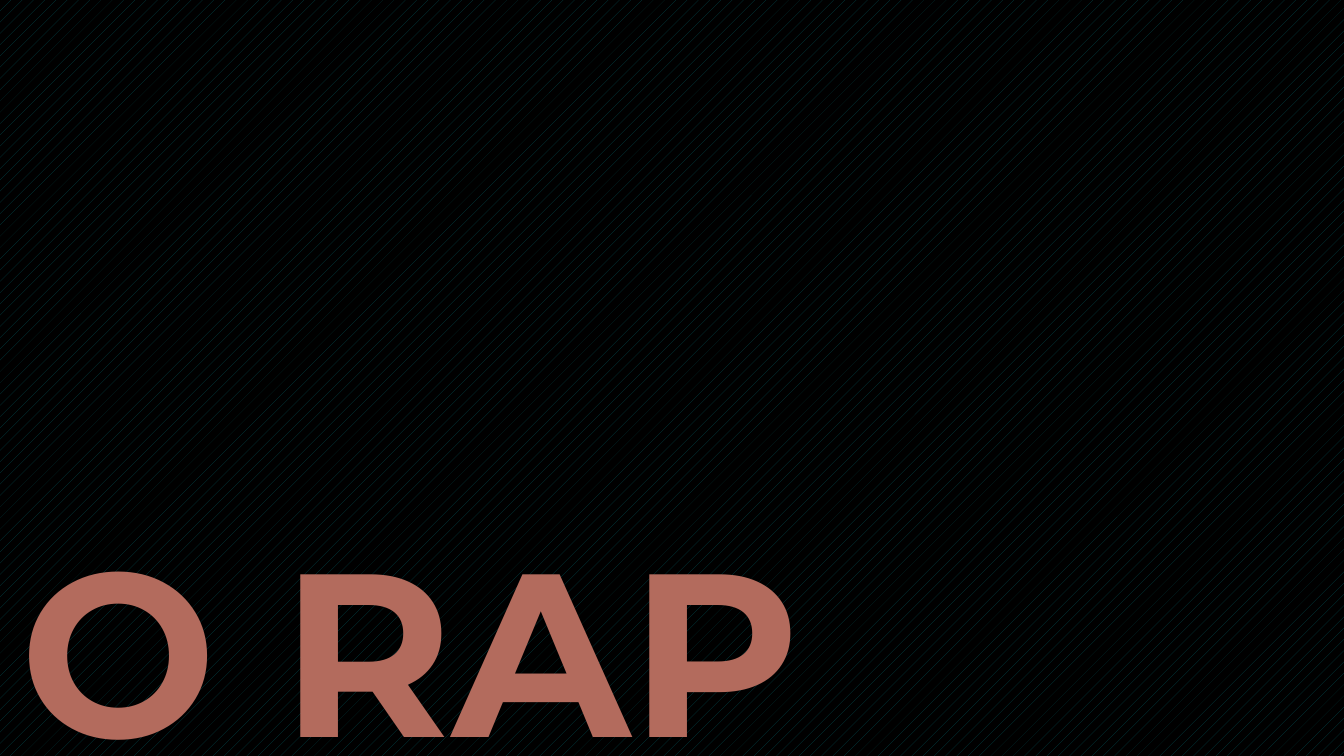
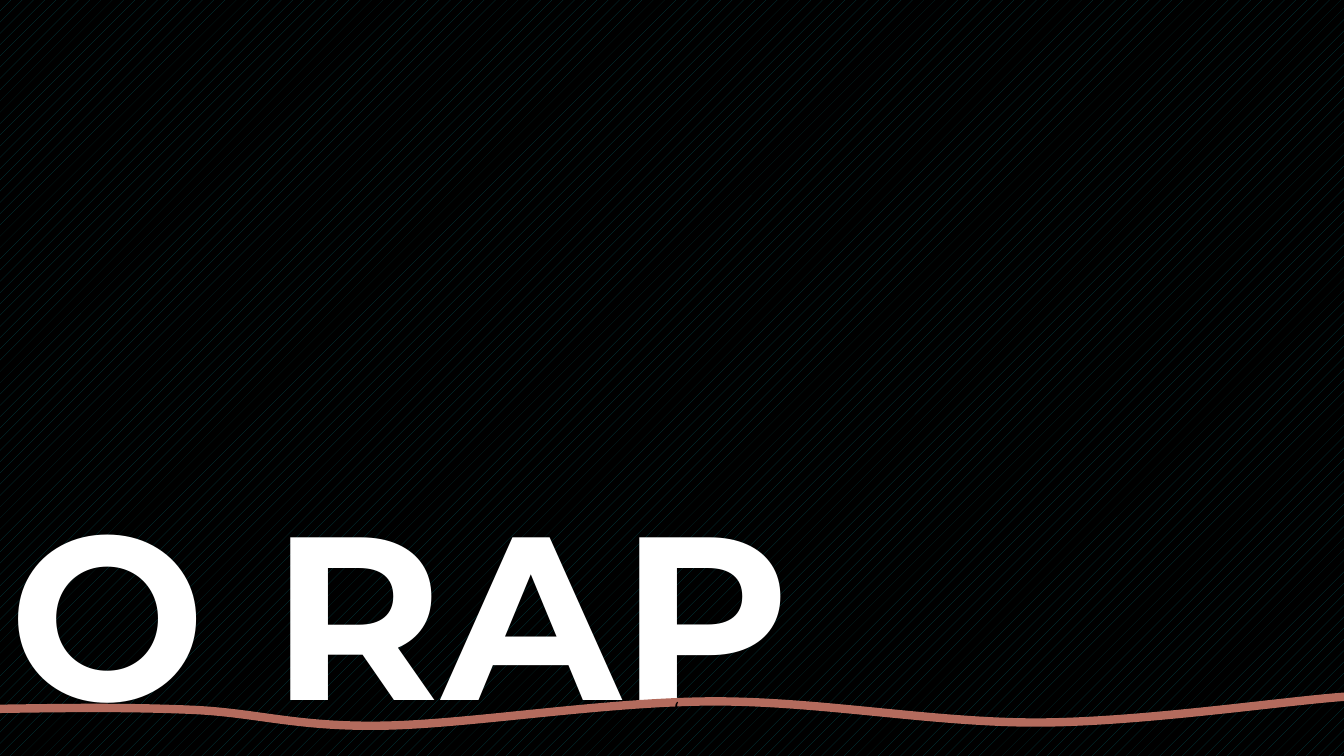
Before and after one commit to marianacazzoto/Projeto-Alem-do-Rap, a slide deck: slide 3 of Apresentação.pptx (slide 4 before the commit). Drawn at 1344x756 pixels with LibreOffice and Linux fonts; fonts in the diff are those of the drawing. Boxes give left, top, right and bottom in pixels: in the first picture for what was removed or moved away, otherwise in the second. Text is boxed around its words. In the diff, an @@ line names an element or a change of style, - is before the commit and + after.

```diff
--- a/Apresentação.pptx
+++ b/Apresentação.pptx
@@ title "O RAP": place and size @@
-title "O RAP" at <box>20,571,801,740</box>
+title "O RAP" at <box>10,534,791,730</box>
@@ title "O RAP" at <box>10,534,791,730</box>: text colour #B36B5D to #FFFFFF @@
@@ freeform shape added at <box>0,697,1344,726</box>, outline #B36B5D 6 pt, 18 pt, text #000000 @@
+‘
```
Also in this commit, not shown: 3 other slides changed, 3 slides added, 24 slides removed, 8 other files.
